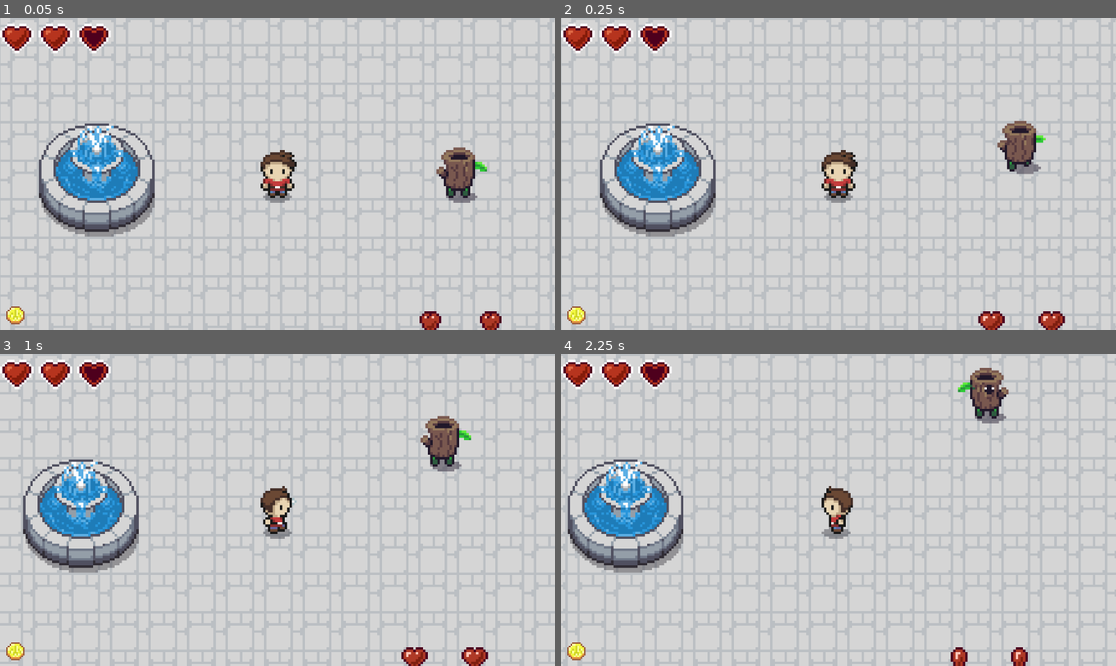
Above: before the commit, frames 1-4 (two rows, left to right).
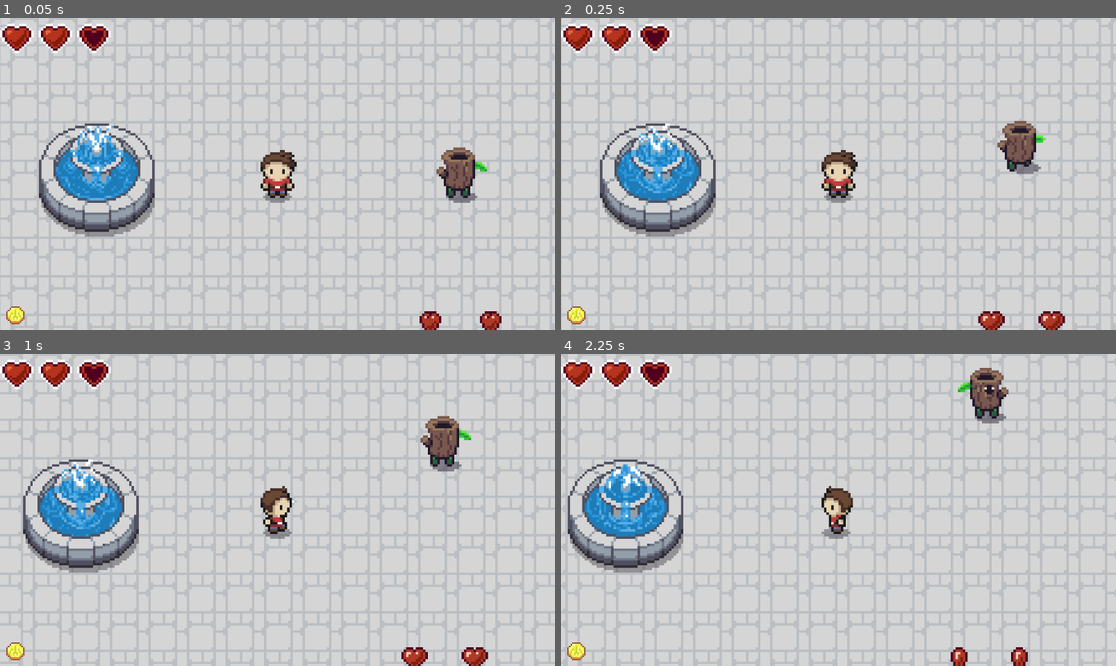
Above: after the commit, the same moments.

Repository: owenreal/game-design-1
Game: Godot game, scene res://td_world_1.tscn
The game is run twice, just before and just after one commit, with the same random seed, the same clock (stepped at 60 frames per second) and the same inputs. The project has no main scene, so this scene is started directly.
Inputs (mouse positions are in pixels of both pictures, inside the frame that each line leads up to):
- Up to frame 1 (0.05 s): no input
- Up to frame 2 (0.25 s): no input
- Up to frame 3 (1 s): tap Enter (ui_accept) at 0.5, 0.77 s; move the mouse to (399, 494) at 0.52 s; hold Right (ui_right) from 0.53 s (still down); tap I (zoom_cam_in) at 0.6 s; click (399, 494) at 0.67 s
- Up to frame 4 (2.25 s): release Right (ui_right) at 1.25 s; drag from (727, 525) to (910, 659) at 1.27 s; move the mouse to (894, 441) at 2.02 s; hold Left (ui_left) from 2.03 s (still down); tap I (zoom_cam_in) at 2.1 s

Frame 1 is identical in both runs. In frame 2, 1.1% of the frame differs, in the area x 10-25%, y 33-59%; in frame 3, 1.1%; in frame 4, 1.1%.

Commit message:
11/12 enemy damage

Diff:
--- a/game-design-1/Assets/tilesets/td_world_1.tres
+++ b/game-design-1/Assets/tilesets/td_world_1.tres
@@ -1059,15 +1059,10 @@
 0:35/0 = 0
 1:35/0 = 0
 22:9/size_in_atlas = Vector2i(3, 3)
-22:9/animation_columns = 1
+22:9/animation_frame_0/duration = 0.2
+22:9/animation_frame_1/duration = 0.2
+22:9/animation_frame_2/duration = 0.2
 22:9/0 = 0
-22:9/0/physics_layer_0/polygon_0/points = PackedVector2Array(8, 8, -8, 8, -8, 2.875, 3, 3, 8, 3)
-25:9/size_in_atlas = Vector2i(3, 3)
-25:9/animation_columns = 1
-25:9/0 = 0
-28:9/size_in_atlas = Vector2i(3, 3)
-28:9/animation_columns = 1
-28:9/0 = 0
 
 [resource]
 physics_layer_0/collision_layer = 1
--- a/game-design-1/td_enemy.gd
+++ b/game-design-1/td_enemy.gd
@@ -3,7 +3,7 @@
 const SPEED = 60.0
 var MAX_HEALTH = 30.0
 var HEALTH = MAX_HEALTH
-var DAMAGE = 10.0
+var DAMAGE = 5.0
 var AI_STATE = STATES.IDLE
 
 enum STATES { IDLE=0, UP, DOWN, LEFT, RIGHT,
@@ -40,7 +40,7 @@
 var ai_timer = ai_timer_max - randi() % 5
 var damage_lock = 0.0
 var animation_lock = 0.0
-var knockback = 128.0
+var knockback = 200.0
 var vision_distance = 50.0
 var money_value = 5.0
 
@@ -52,13 +52,24 @@
 @onready var anim_player = $AnimatedSprite2D
 
 func turn_toward_player_location(location: Vector2):
-	# placeholder
-	pass
+	# set state to move toward player
+	var dir_to_player = (location - self.global_position).normalized()
+	velocity = dir_to_player * (SPEED  * 1.3)
+	# determine closest cardinal direction for anim
+	var closest_angle = INF
+	var closest_state = STATES.IDLE
+	for i in range(1, 5):
+		var state_dir = state_directions[i]
+		var angle_dif = abs(state_dir.angle_to(dir_to_player))
+		if angle_dif < closest_angle:
+			closest_angle = angle_dif
+			closest_state = STATES.values()[i]
+	AI_STATE = closest_state
 
 func take_damage(dmg, attacker=null):
 	# not done
 	if damage_lock == 0.0:
-		# AI_STATE = STATES.DAMAGED
+		AI_STATE = STATES.DAMAGED
 		HEALTH -= dmg
 		damage_lock = 0.2
 		animation_lock = 0.2
@@ -69,9 +80,9 @@
 			queue_free()
 		else:
 			if attacker != null:
-				# await recovered
-				turn_toward_player_location(attacker.global_position)
-	pass
+				var loc = attacker.global_position
+				await recovered
+				turn_toward_player_location(loc)
 
 func _physics_process(delta: float) -> void:
 	animation_lock = max(animation_lock - delta, 0.0)
@@ -84,8 +95,24 @@
 		rcR.target_position = \
 			raydir.rotated(deg_to_rad(+45)).normalized() * vision_distance
 	if animation_lock == 0.0:
-		# recover from damage
-		# damage player
+		if AI_STATE == STATES.DAMAGED:
+			# reset shader
+			AI_STATE = STATES.IDLE
+			recovered.emit()
+		for player in get_tree().get_nodes_in_group("Player"):
+			if $AttackBox.overlaps_body(player):
+				if player.damage_lock == 0.0:
+					var inert = player.global_position-self.global_position
+					player.inertia = (inert.normalized() * Vector2(1,1)) * knockback
+					player.take_damage(DAMAGE)
+				else:
+					continue
+			if player.data.state != player.STATES.DEAD:
+				if (rcM.is_colliding() and rcM.get_collider() == player) or \
+				(rcL.is_colliding() and rcL.get_collider() == player) or \
+				(rcR.is_colliding() and rcR.get_collider() == player):
+					turn_toward_player_location(player.global_position)
+			pass
 
 		ai_timer = clamp(ai_timer-delta, 0.0, ai_timer_max)
 		if ai_timer == 0.0:
--- a/game-design-1/td_enemy.tscn
+++ b/game-design-1/td_enemy.tscn
@@ -4,10 +4,10 @@
 [ext_resource type="Script" path="res://td_enemy.gd" id="1_uypvv"]
 
 [sub_resource type="RectangleShape2D" id="RectangleShape2D_x7n0t"]
-size = Vector2(14, 24)
+size = Vector2(14, 25)
 
 [sub_resource type="RectangleShape2D" id="RectangleShape2D_s7tu4"]
-size = Vector2(22, 26)
+size = Vector2(18, 29)
 
 [sub_resource type="AtlasTexture" id="AtlasTexture_maje1"]
 atlas = ExtResource("1_svpmc")
@@ -160,12 +160,13 @@
 script = ExtResource("1_uypvv")
 
 [node name="CollisionShape2D" type="CollisionShape2D" parent="."]
-position = Vector2(0, 1)
+position = Vector2(0, 1.5)
 shape = SubResource("RectangleShape2D_x7n0t")
 
 [node name="AttackBox" type="Area2D" parent="."]
 
 [node name="CollisionShape2D" type="CollisionShape2D" parent="AttackBox"]
+position = Vector2(0, 1.5)
 shape = SubResource("RectangleShape2D_s7tu4")
 debug_color = Color(0.897855, 0.266016, 0.439609, 0.42)
 
--- a/game-design-1/td_player.gd
+++ b/game-design-1/td_player.gd
@@ -16,7 +16,7 @@
 var look_direction = Vector2.DOWN  # Vector2(0,1)
 var attack_direction = look_direction
 var animation_lock = 0.0 # lock player in attack anim
-var damage_lock = 0.0
+var damage_lock = 0.5
 var charge_time = 2.5
 var charge_start_time = 0.0
 
--- a/game-design-1/td_player.tscn
+++ b/game-design-1/td_player.tscn
@@ -364,8 +364,8 @@
 "speed": 5.0
 }]
 
-[sub_resource type="CapsuleShape2D" id="CapsuleShape2D_n5gs8"]
-radius = 9.0
+[sub_resource type="CapsuleShape2D" id="CapsuleShape2D_wckcl"]
+radius = 8.0
 height = 22.0
 
 [node name="td_player" type="CharacterBody2D" groups=["Player"]]
@@ -385,7 +385,7 @@
 scale = Vector2(0.2, 0.2)
 
 [node name="CollisionShape2D" type="CollisionShape2D" parent="."]
-shape = SubResource("CapsuleShape2D_n5gs8")
+shape = SubResource("CapsuleShape2D_wckcl")
 
 [node name="PlayerHUD" parent="." instance=ExtResource("4_ubiuk")]
 visible = false
